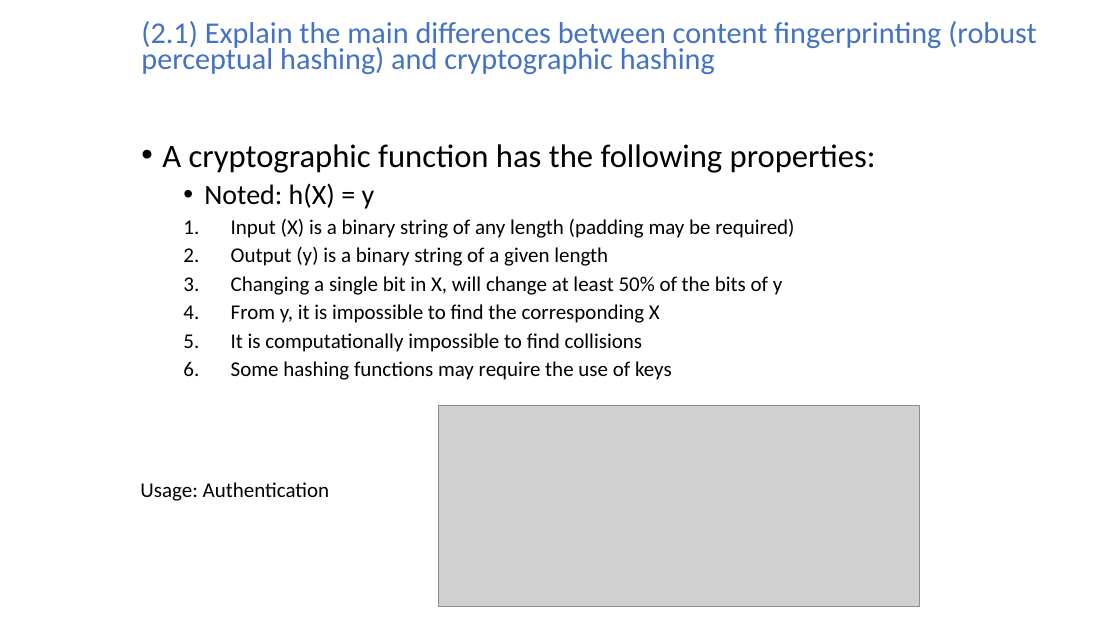
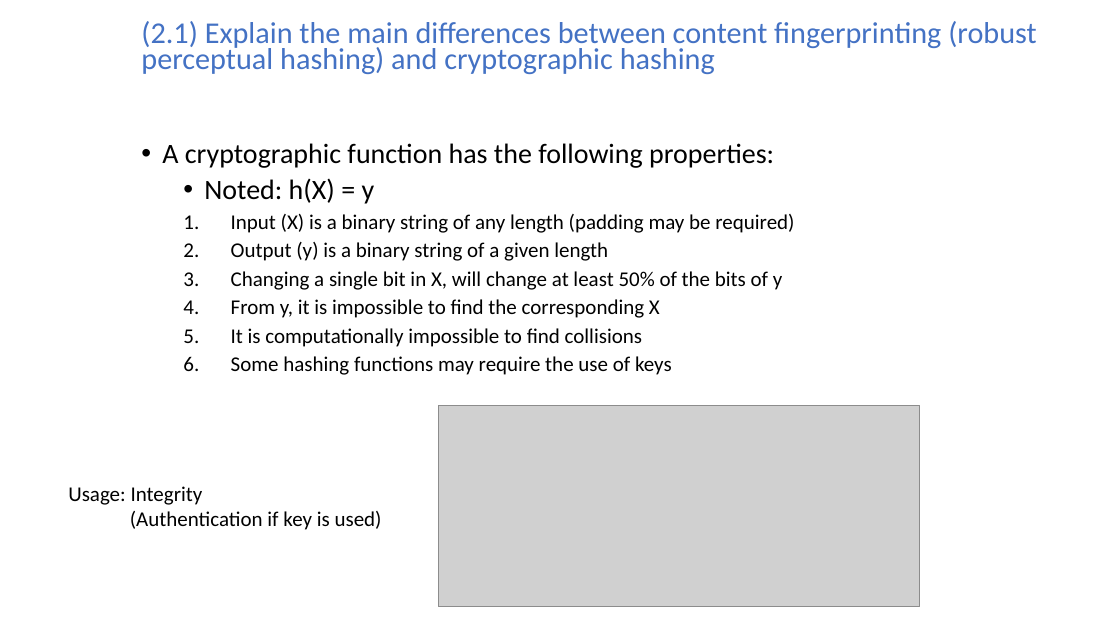
Before and after one commit to Joao-Quinta/master_cours_choix, a slide deck: slide 2 of securite_multimedia/exam_prep/section_2.odp. Drawn at 1120x630 pixels with LibreOffice and Linux fonts; fonts in the diff are those of the drawing; grey boxes stand for pictures. Boxes give left, top, right and bottom in pixels: in the first picture for what was removed or moved away, otherwise in the second. Text is boxed around its words. In the diff, an @@ line names an element or a change of style, - is before the commit and + after.

```diff
--- a/securite_multimedia/exam_prep/section_2.odp
+++ b/securite_multimedia/exam_prep/section_2.odp
@@ text at <box>162,143,774,168</box>: size 28 to 24 pt in "A cryptographic function has the following properties:" @@
@@ text at <box>68,486,382,530</box>: text changed @@
-Usage: Authentication
+Usage: Integrity
+(Authentication if key is used)
```
Also in this commit, not shown: 14 other slides changed, 3 slides added, 6 other files.
